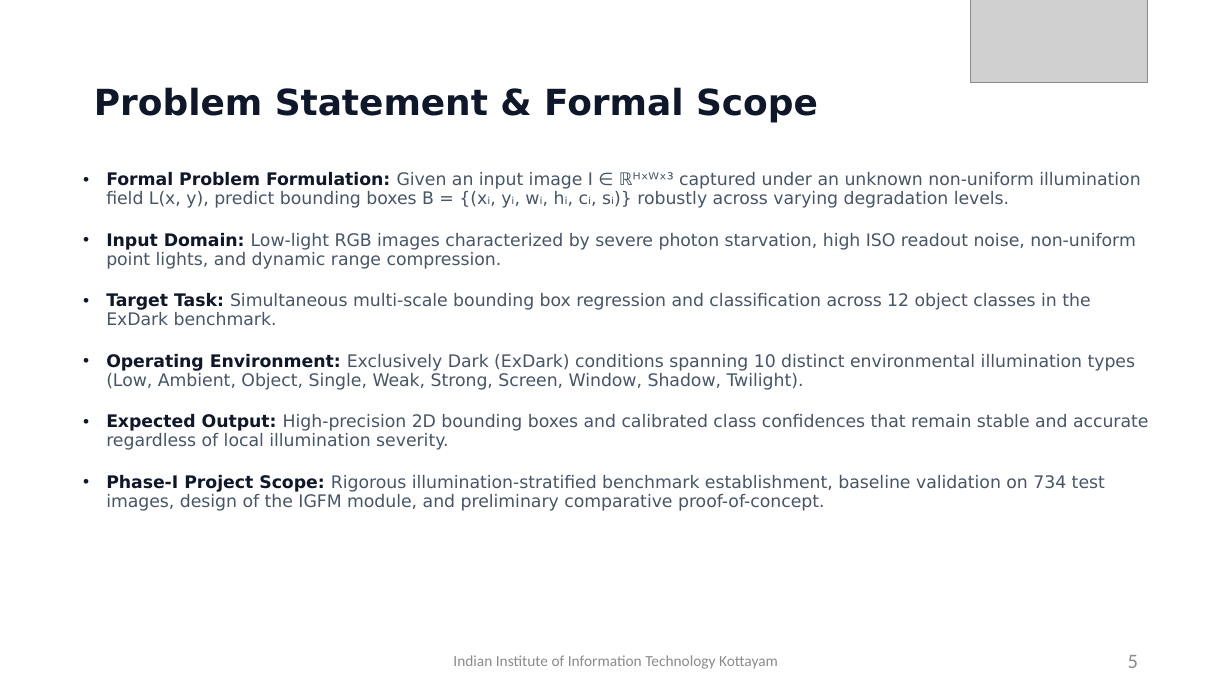
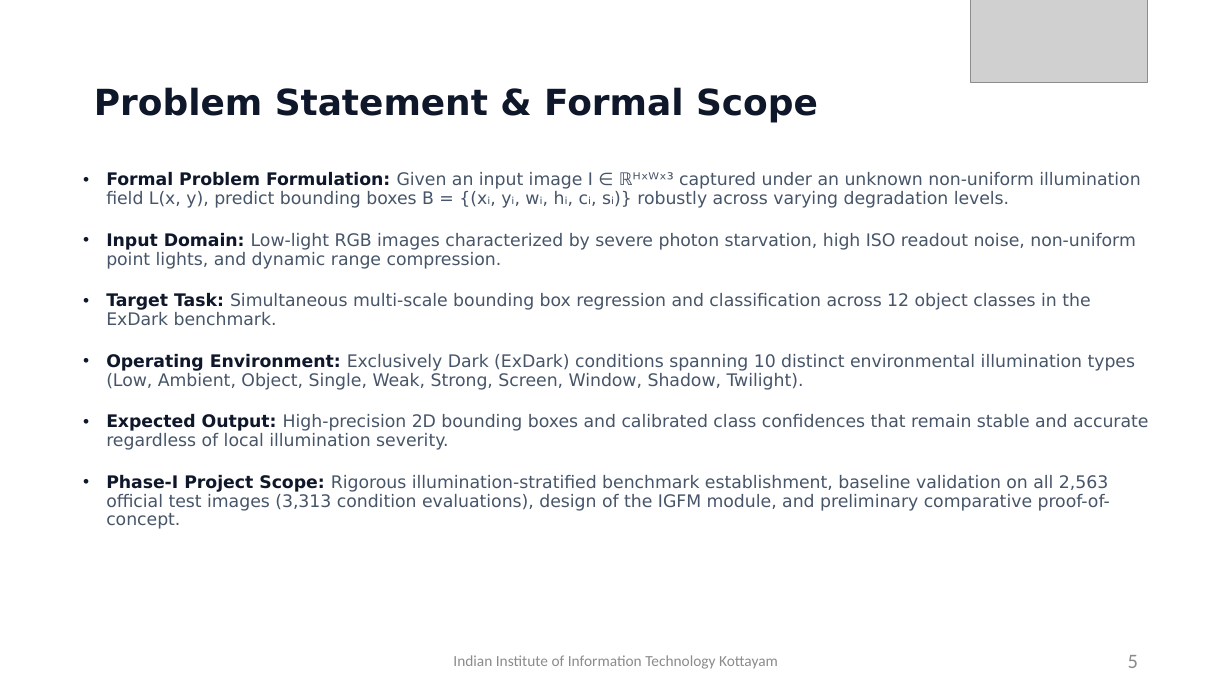
Before and after one commit to roshanbinoj-iiitk/Illumination-Aware-Object-Detection, a slide deck: slide 5 of outputs/BTP_Phase1_Presentation.pptx. Drawn at 1232x693 pixels with LibreOffice and Linux fonts; fonts in the diff are those of the drawing; grey boxes stand for pictures. Boxes give left, top, right and bottom in pixels: in the first picture for what was removed or moved away, otherwise in the second. Text is boxed around its words. In the diff, an @@ line names an element or a change of style, - is before the commit and + after.

Commit message:
Trained all the images

```diff
--- a/outputs/BTP_Phase1_Presentation.pptx
+++ b/outputs/BTP_Phase1_Presentation.pptx
@@ text at <box>106,475,1110,529</box>: text changed @@
-• Phase-I Project Scope: Rigorous illumination-stratified benchmark establishment, baseline validation on 734 test images, design of the IGFM module, and preliminary comparative proof-of-concept.
+• Phase-I Project Scope: Rigorous illumination-stratified benchmark establishment, baseline validation on all 2,563 official test images (3,313 condition evaluations), design of the IGFM module, and preliminary comparative proof-of-concept.
```
Also in this commit, not shown: 2 other slides changed, 28 other files.
